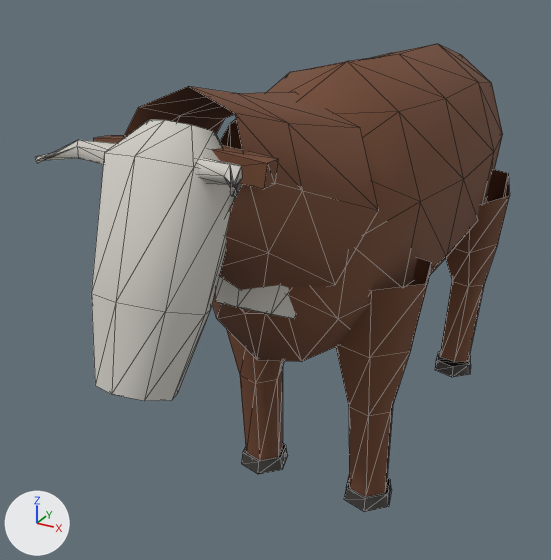
One commit to the glTF model public/maps/assets/models/cow.glb: the scene before it, then after it.
Before and after are seen from a camera (50 mm lens) standing at (0.98, -2.55, 1.79) and looking at (-0.21, -0.38, 0.71). Lighting does not change. The marker at lower left points along +X, +Y and +Z. The older version comes first. Mesh edges are drawn as thin lines. Where no turn or scale is listed for an object, it has been applied to the vertices. Vertices at exactly the same position are counted once.

In view in the first picture: 'cow', 'cow-hoof', 'cow-white'.
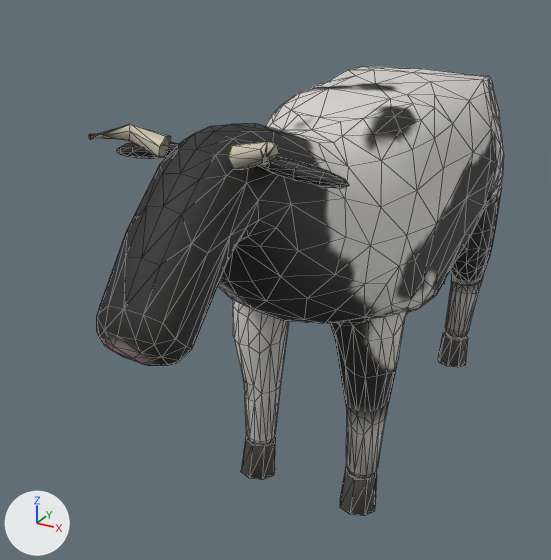
What differs and where, as boxes (x1, y1, x2, y2) in the pictures (551 x 560 px; the box of a moved part takes in the faces that stretch with it):
'cow', reshaped, moved, rescaled: before (94, 44, 510, 497); after (89, 66, 504, 516)
'cow-white', deleted: before (35, 120, 296, 401)
'cow-hoof', deleted: before (241, 351, 471, 512)
part 1 of me_cow, rebuilt (40% wider, 30% taller): before (212, 44, 503, 362); after (96, 66, 504, 480)
part 2 of me_cow, deleted: before (94, 135, 127, 144)
part 3 of me_cow, deleted (brown): before (211, 145, 278, 189)
part 4 of me_cow, cut back: before (124, 86, 431, 497); after (89, 124, 377, 516)
part 5 of me_cow, moved or reshaped: before (440, 169, 510, 362); after (438, 280, 467, 367)

Edits to the bpy script that builds the scene:
```text
Add img_cow_normal:
    img_cow_normal = load_image('cow-normal', '_unpacked/cow-normal', 512, 512, 'Non-Color')
Add img_cow_orm:
    img_cow_orm = load_image('cow-orm', '_unpacked/cow-orm', 512, 512, 'Non-Color')
Add img_cow_colour:
    img_cow_colour = load_image('cow-colour', '_unpacked/cow-colour', 512, 512, 'sRGB')
Add mat_cow_surface:
    mat_cow_surface = bpy.data.materials.new('cow-surface')
    # uses the picture img_cow_colour
    # uses the picture img_cow_normal
    # uses the picture img_cow_orm
Change me_cow:
    used by ob_cow; location = (0.0, -0.154, 0.77); scale = (1.14, 1.14, 1.14)
    remove me_cow.from_pydata(...)  # 221 vertices, 348 faces; spans x -0.34..0.34, y -1.0..1.0, z -0.65..0.65
    remove me_cow.materials.append(mat_cow_coat)  # brown #734830
    add me_cow.from_pydata(...)  # 1234 vertices, 2354 faces; spans x -0.3..0.3, y -1.0..1.0, z -0.58..0.58
    me_cow part 1: the loose piece of 70 vertices spanning x -0.28..0.28, y -0.67..0.95, z -0.23..0.63 is rebuilt with 902 vertices and now spans x -0.3..0.3, y -1.0..0.79, z -0.48..0.57, in mat_cow_surface
    me_cow part 2: the loose piece of 8 vertices spanning x -0.2..-0.05, y -0.95..-0.89, z 0.49..0.56 is deleted
    me_cow part 3: the loose piece of 8 vertices spanning x 0.05..0.2, y -0.95..-0.89, z 0.49..0.56 is deleted
    me_cow part 4: 72 vertices removed from x -0.34..0.34, y -1.0..-0.15, z -0.64..0.65; 172 vertices added at x -0.26..0.26, y -0.82..-0.19, z -0.58..0.58
    me_cow part 5: 48 vertices removed from x -0.34..0.34, y 0.45..0.79, z -0.65..0.14; 84 vertices added at x -0.21..0.21, y 0.44..1.0, z -0.58..-0.14
    other edits to the shape of me_cow do not show in these pictures
    add me_cow.materials.append(mat_cow_surface)
Change ob_cow:
    ob_cow.location: (0.0, -0.154, 0.77) -> (0.0, -0.229, 0.7)
    ob_cow.scale: (1.14, 1.14, 1.14) -> (1.23, 1.23, 1.23)
Remove ob_cow_white:
    ob_cow_white = bpy.data.objects.new('cow-white', me_cow_white)
    ob_cow_white.location = (0.0, -1.055, 1.132)
Remove ob_cow_hoof:
    ob_cow_hoof = bpy.data.objects.new('cow-hoof', me_cow_hoof)
    ob_cow_hoof.location = (0.0, 0.042, 0.025)
```
